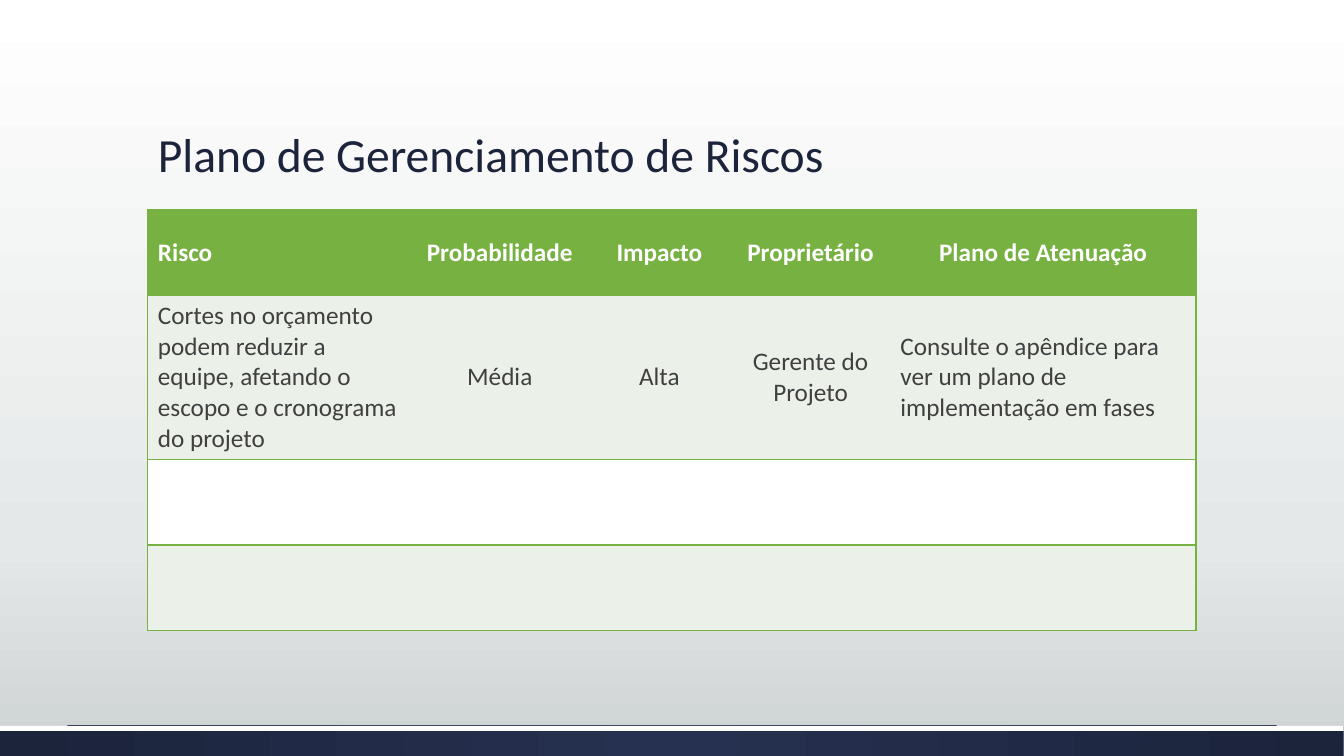
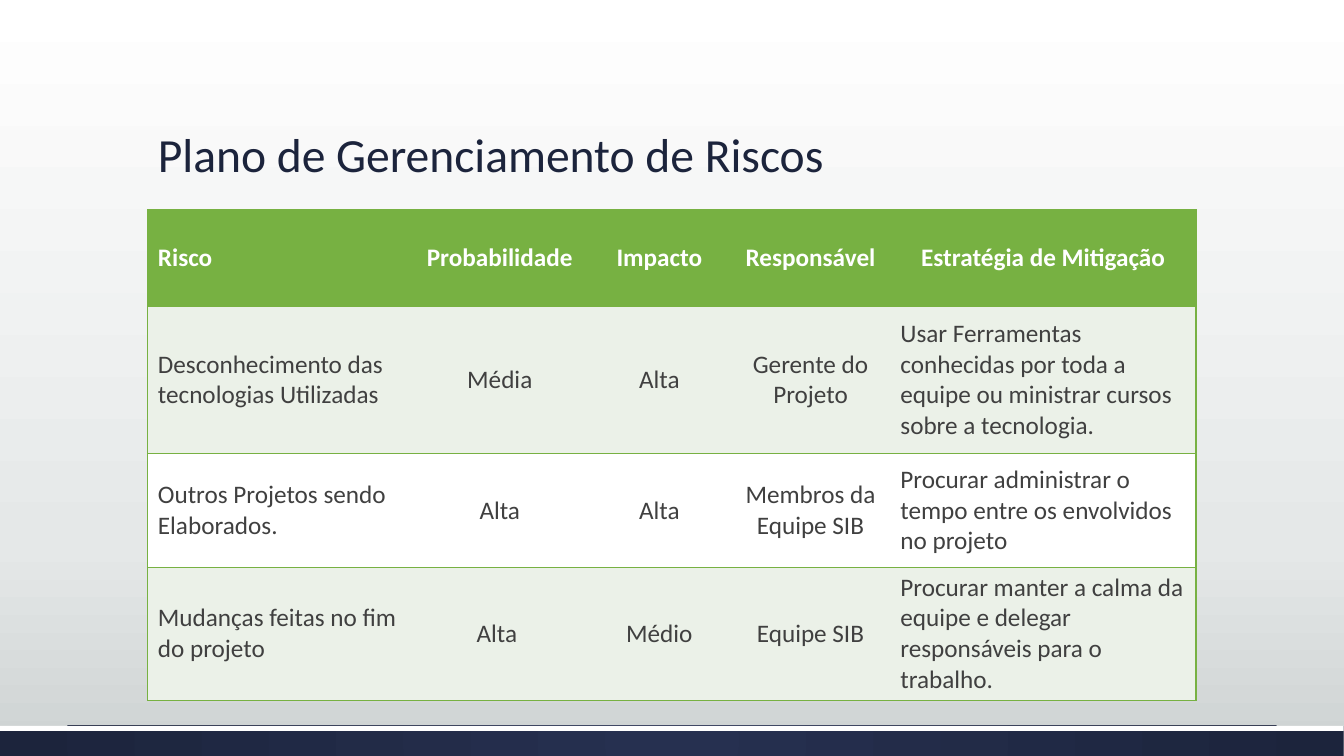
Before and after one commit to josimarpe/SIB, a slide deck: slide 20 of Requisitos/Plano de Projeto 1.pptx (slide 21 before the commit). Drawn at 1344x756 pixels with LibreOffice and Linux fonts; fonts in the diff are those of the drawing. Boxes give left, top, right and bottom in pixels: in the first picture for what was removed or moved away, otherwise in the second. Text is boxed around its words. In the diff, an @@ line names an element or a change of style, - is before the commit and + after.

```diff
--- a/Requisitos/Plano de Projeto 1.pptx
+++ b/Requisitos/Plano de Projeto 1.pptx
@@ table at (148,210,1197,699) @@
-row 1, column 4: Proprietário
+row 1, column 4: Responsável
-row 1, column 5: Plano de Atenuação
+row 1, column 5: Estratégia de Mitigação
-row 2, column 1: Cortes no orçamento podem reduzir a equipe, afetando o escopo e o cronograma do projeto
+row 2, column 1: Desconhecimento das tecnologias Utilizadas
-row 2, column 5: Consulte o apêndice para ver um plano de implementação em fases
+row 2, column 5: Usar Ferramentas conhecidas por toda a equipe ou ministrar cursos sobre a tecnologia.
-row 3:  |  |  |  | 
+row 3: Outros Projetos sendo Elaborados. | Alta | Alta | Membros da Equipe SIB | Procurar administrar o tempo entre os envolvidos no projeto
-row 4:  |  |  |  | 
+row 4: Mudanças feitas no fim do projeto | Alta | Médio | Equipe SIB | Procurar manter a calma da equipe e delegar responsáveis para o trabalho.
```
Also in this commit, not shown: 5 other slides changed, 1 slide removed.
